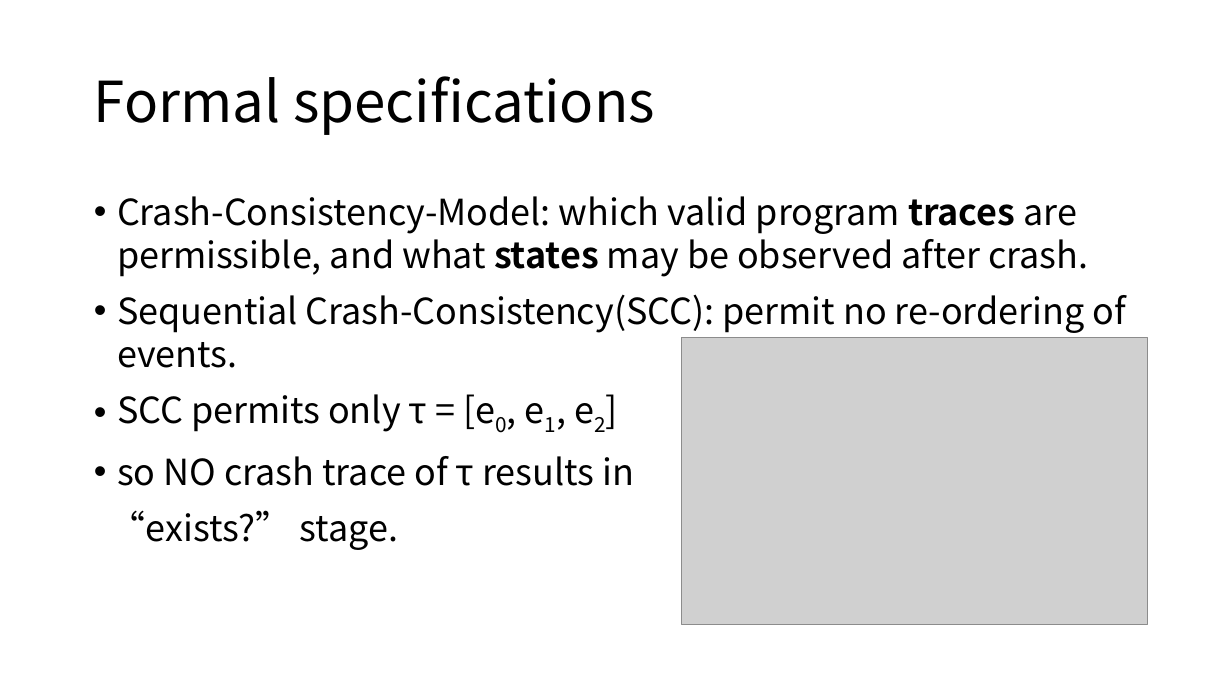
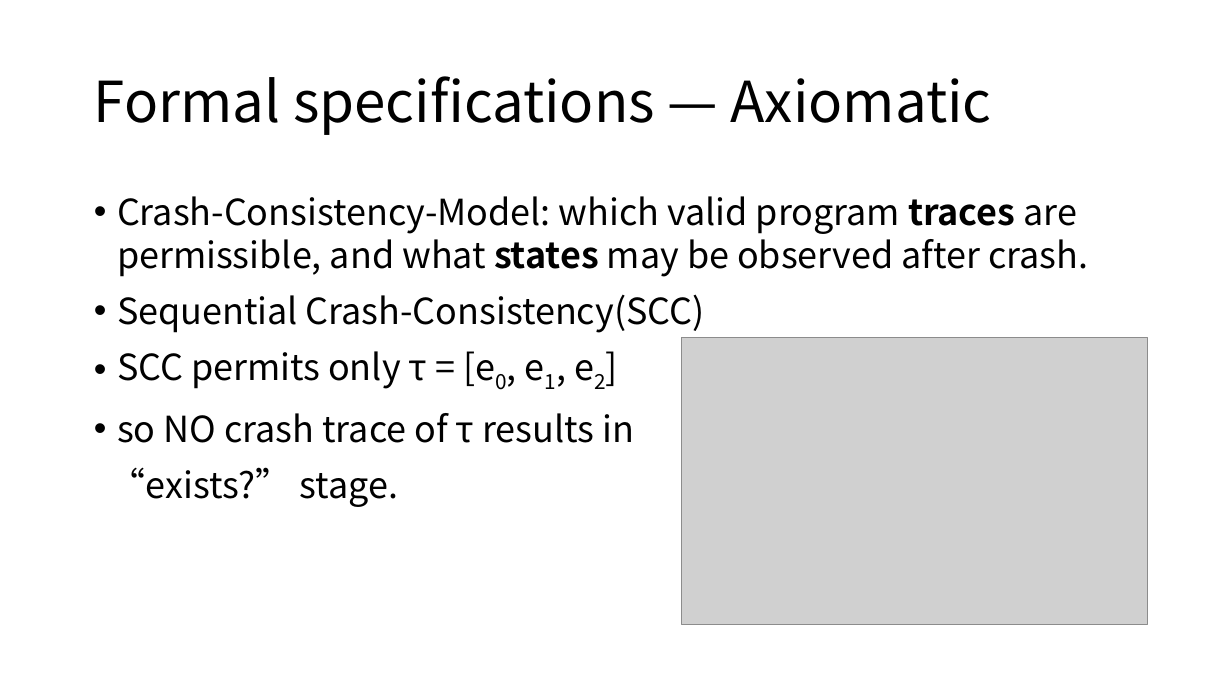
Before and after one commit to yuhao0102/aos_readlist, a slide deck: slide 25 of AOS_reading2.pptx (slide 26 before the commit). Drawn at 1232x693 pixels with LibreOffice and Linux fonts; fonts in the diff are those of the drawing; grey boxes stand for pictures. Boxes give left, top, right and bottom in pixels: in the first picture for what was removed or moved away, otherwise in the second. Text is boxed around its words. In the diff, an @@ line names an element or a change of style, - is before the commit and + after.

```diff
--- a/AOS_reading2.pptx
+++ b/AOS_reading2.pptx
@@ title at (94, 76, 992, 135): text changed @@
-Formal specifications
+Formal specifications — Axiomatic
@@ text at (117, 294, 704, 333): text changed @@
-• Sequential Crash-Consistency(SCC): permit no re-ordering of events.
+• Sequential Crash-Consistency(SCC)
```
Also in this commit, not shown: 11 other slides changed, 1 slide removed, 6 other files.
